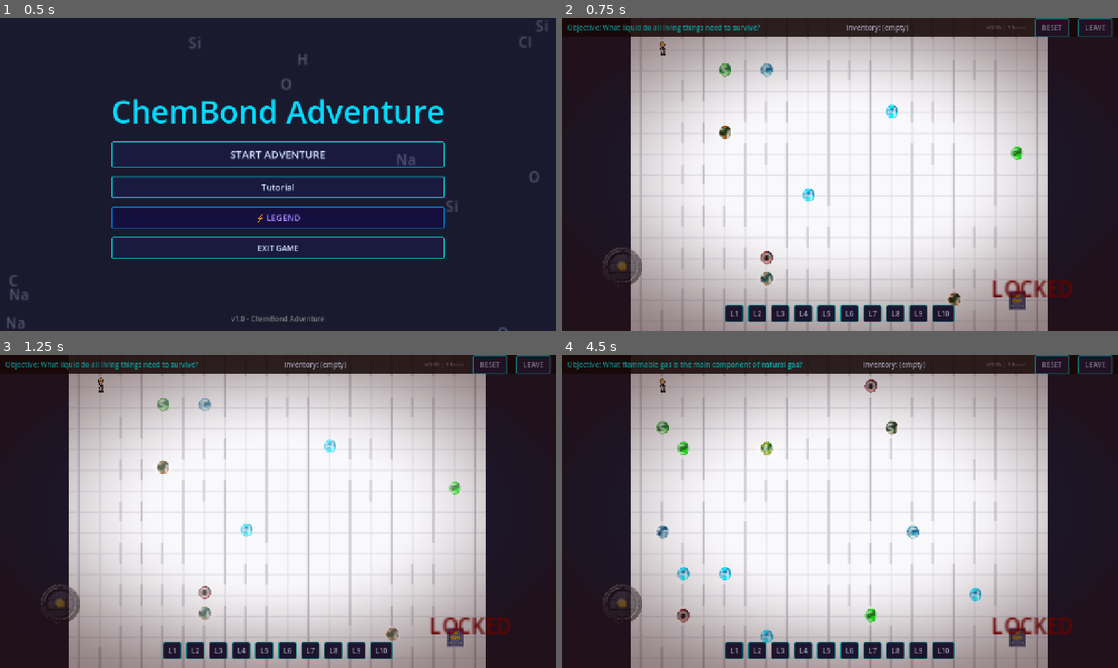
Above: before the commit, frames 1-4 (two rows, left to right).
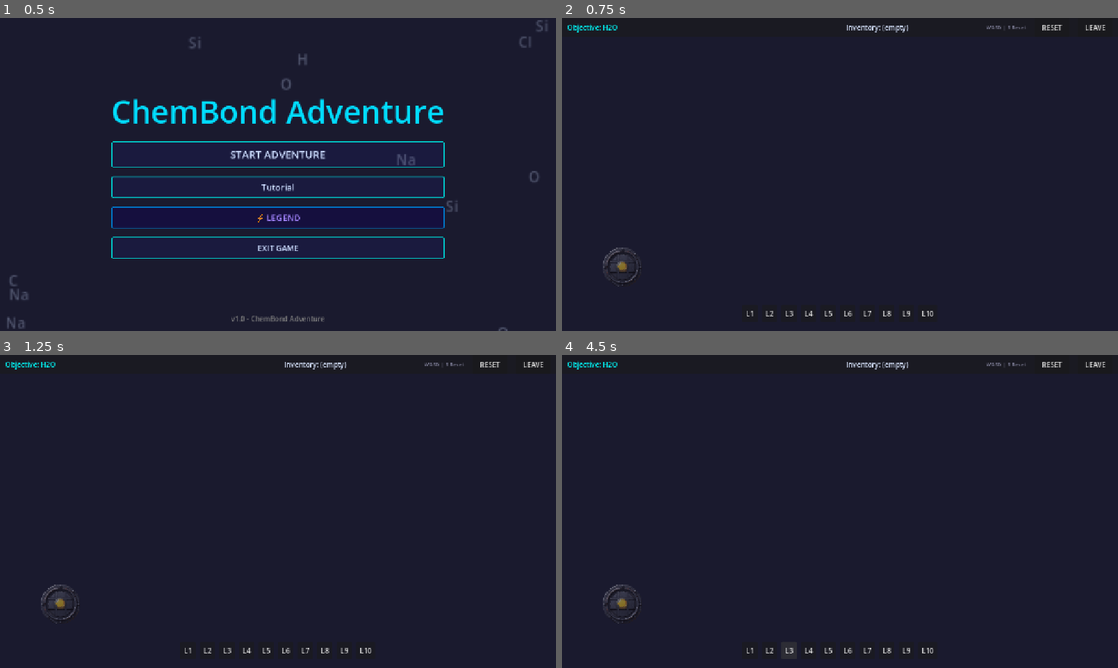
Above: after the commit, the same moments.

Repository: marshal-rizky/Chemistry-Maze
Game: Godot game, scene res://scenes/main_menu.tscn
Two runs of this game, one before a commit and one after it. Both use one fixed random seed, a clock stepped at 60 frames per second and the inputs below. Sound files missing from this copy of the repository are replaced by a short silence.
Inputs (mouse positions are in pixels of both pictures, inside the frame that each line leads up to):
- Up to frame 1 (0.5 s): no input
- Up to frame 2 (0.75 s): click "START ADVENTURE" at 0.5 s
- Up to frame 3 (1.25 s): no input
- Up to frame 4 (4.5 s): click "LEAVE" at 1.25 s; click (840, 492) at 2 s, where only the run before the commit has a clickable "START ADVENTURE"; click "L1" at 2.75 s; click "L2" at 3.5 s; click "L3" at 4.25 s

Frame 1 is identical in both runs. In frame 2, 71% of the frame differs, in the area x 0-100%, y 0-100%; in frame 3, 71%; in frame 4, 71%.
Error after the commit: Parse Error: Cannot find member "BORDER" in base "UITheme". (res://scripts/main.gd:18)

Commit message:
feat: pass required elements and pickups to TutorialManager in setup

Diff:
--- a/scripts/main.gd
+++ b/scripts/main.gd
@@ -10,14 +10,21 @@
 	$UI/LevelSelector.theme = game_theme
 	$UI/WinOverlay.theme = game_theme
 	$UI/MasterOverlay.theme = game_theme
+	$UI/TutorialWinOverlay.theme = game_theme
+	$UI/LegendaryOverlay.theme = game_theme
 
 	var navbar_style = StyleBoxFlat.new()
-	navbar_style.bg_color = Color(0.04, 0.02, 0.02, 0.85)
-	navbar_style.border_color = Color(0.5, 0.0, 0.0, 0.4)
-	navbar_style.border_width_bottom = 1
+	navbar_style.bg_color = Color(0.027, 0.043, 0.075, 0.92)
+	navbar_style.border_color = UITheme.BORDER
+	navbar_style.border_width_bottom = 2
 	navbar_style.set_corner_radius_all(0)
 	navbar_style.set_content_margin_all(6)
 	$UI/HUD.add_theme_stylebox_override("panel", navbar_style)
+
+	# HUD label retint to match terminal palette
+	$UI/HUD/HBar/ObjectiveLabel.add_theme_color_override("font_color", UITheme.TEXT_HI)
+	$UI/HUD/HBar/InventoryLabel.add_theme_color_override("font_color", UITheme.TEXT)
+	$UI/HUD/HBar/ControlHint.add_theme_color_override("font_color", UITheme.TEXT_DIM)
 
 	$UI/WinOverlay/VBox/NextBtn.pressed.connect(func(): AudioManager.play_sfx("ui_click"); _on_next_level_pressed())
 	$UI/MasterOverlay/VBox/RestartBtn.pressed.connect(func(): AudioManager.play_sfx("ui_click"); _on_restart_game_pressed())
@@ -37,6 +44,11 @@
 	)
 
 	var selector = $UI/LevelSelector
+	if GameManager.is_tutorial:
+		selector.visible = false
+	elif GameManager.is_legend_mode:
+		for i in range(selector.get_child_count()):
+			selector.get_child(i).visible = i < 3
 	for i in range(selector.get_child_count()):
 		var btn = selector.get_child(i)
 		var level_idx = i
@@ -160,7 +172,14 @@
 	tm.panel_label = lbl
 	tm.dismiss_btn = btn
 	btn.pressed.connect(tm._on_dismiss_pressed)
-	tm.setup(player, exit_gate)
+
+	var pickups: Array = []
+	for child in current_maze.get_children():
+		if child.has_method("set_tutorial_highlight"):
+			pickups.append(child)
+
+	var required = GameManager.get_current_question().required
+	tm.setup(player, exit_gate, required, pickups)
 
 func setup_vignette():
 	if get_node_or_null("UI/Vignette"): return
@@ -290,7 +309,10 @@
 	get_tree().call_deferred("reload_current_scene")
 
 func _on_level_jump(index: int):
-	GameManager.current_level = index
+	if GameManager.is_legend_mode:
+		GameManager.legend_level = index
+	else:
+		GameManager.current_level = index
 	get_tree().call_deferred("reload_current_scene")
 
 func format_inventory(inventory: Dictionary) -> String:
